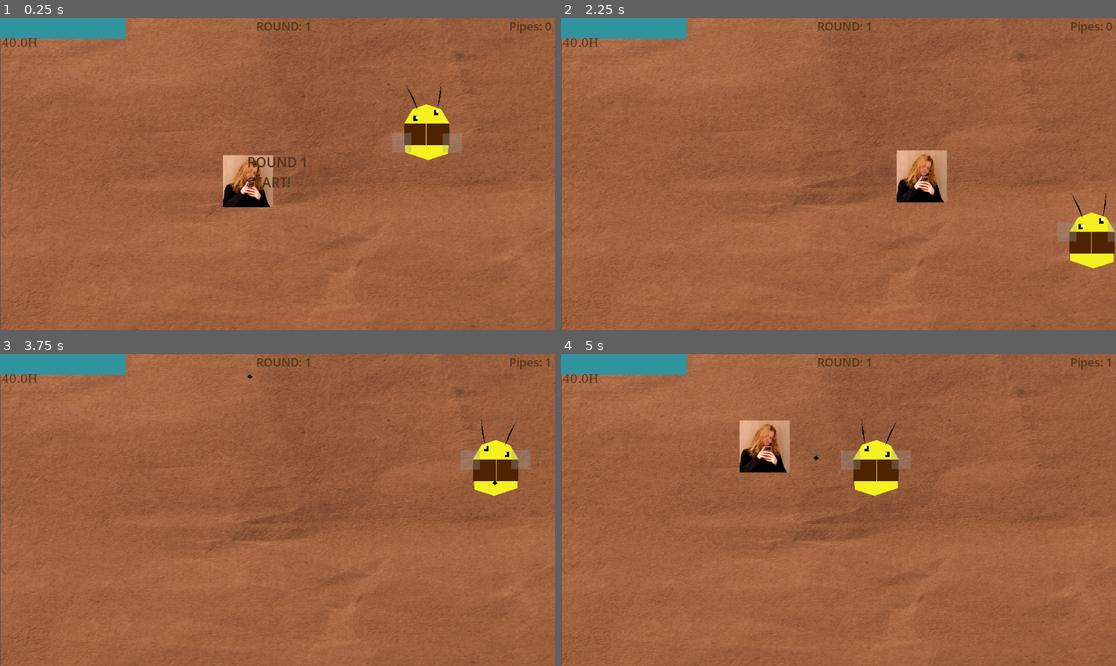
Above: before the commit, frames 1-4 (two rows, left to right).
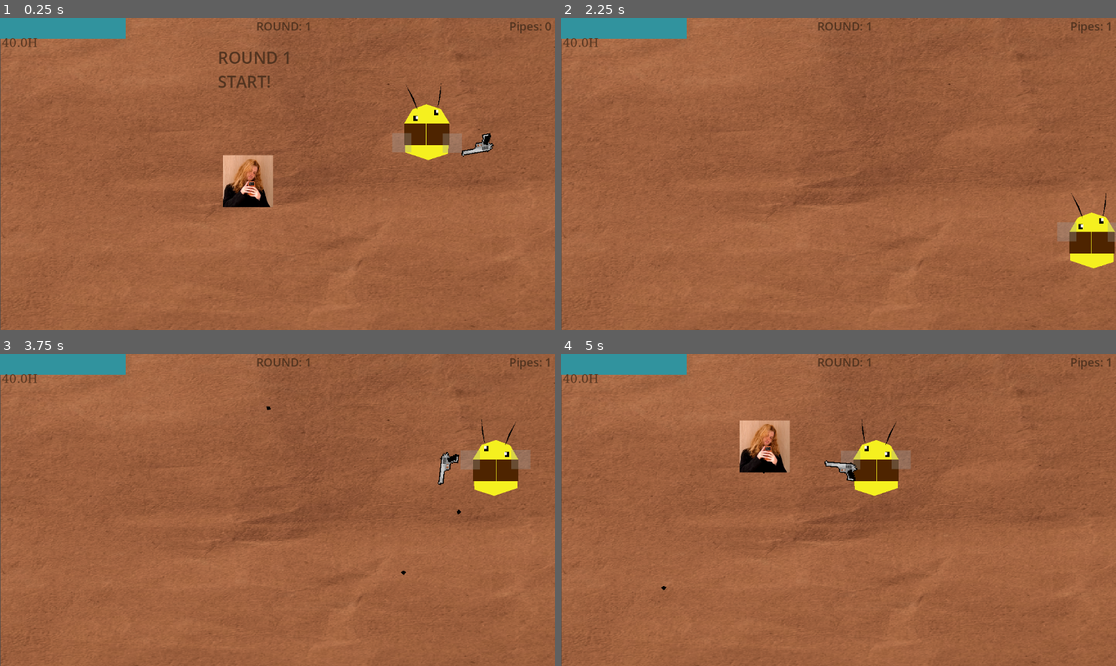
Above: after the commit, the same moments.

Repository: omarwaelppmm-a11y/real-dot
Game: Godot game, scene res://main.tscn
Same seed, same stepped clock (60 frames per second), same inputs: the game is played once before the commit and once after it.
Inputs (mouse positions are in pixels of both pictures, inside the frame that each line leads up to):
- Up to frame 1 (0.25 s): no input
- Up to frame 2 (2.25 s): tap Enter at 0.5 s; move the mouse to (960, 158) at 0.52 s; hold Right (ui_right) 0.53-1.28 s; click (960, 158) at 0.6 s; move the mouse to (727, 189) at 1.27 s; hold Down (ui_down) 1.28-2.03 s; click (727, 189) at 1.35 s; move the mouse to (894, 105) at 2.02 s; hold Right (ui_right) from 2.03 s (still down); tap Alt at 2.1 s
- Up to frame 3 (3.75 s): click (333, 441) at 2.3 s; move the mouse to (249, 572) at 2.77 s; release Right (ui_right) at 2.78 s; hold Up (ui_up) 2.78-3.53 s; tap Shift at 2.85 s; click (249, 572) at 3.05 s; move the mouse to (444, 556) at 3.52 s; hold Left (ui_left) from 3.53 s (still down); click (444, 556) at 3.6 s
- Up to frame 4 (5 s): keep holding Left (ui_left); move the mouse to (672, 463) at 4.27 s; click (672, 463) at 4.35 s

The runs differ from the first frame. In frame 1, 0.8% of the frame differs, in the area x 39-89%, y 10-55%; in frame 2, 1.5%, in the area x 60-100%, y 1-60%; in frame 3, 0.2%; in frame 4, 0.2%.

Commit message:
Polishing
polished the mechanics even more and added a gun to the player !

Diff:
--- /dev/null
+++ b/gun.gd
@@ -0,0 +1,33 @@
+extends Node2D
+
+@export var projectile_scene: PackedScene
+@export var fire_rate: float = 0.2
+
+var can_fire: bool = true
+
+func _process(_delta: float) -> void:
+	look_at(get_global_mouse_position())
+
+	if Input.is_action_pressed("shoot") and can_fire:
+		shoot()
+
+func shoot() -> void:
+	if not projectile_scene:
+		return
+
+	can_fire = false
+
+	var projectile = projectile_scene.instantiate()
+	get_tree().current_scene.add_child(projectile)
+
+	projectile.global_position = $Muzzle.global_position
+
+
+	var global_dir = $Muzzle.global_position.direction_to(get_global_mouse_position()).normalized()
+	projectile.direction = global_dir
+
+
+	projectile.global_rotation = global_dir.angle()
+
+	await get_tree().create_timer(fire_rate).timeout
+	can_fire = true
--- /dev/null
+++ b/gun.tscn
@@ -0,0 +1,15 @@
+[gd_scene format=3 uid="uid://dhc0jq8wekjon"]
+
+[ext_resource type="Script" uid="uid://n5h0pulniid5" path="res://gun.gd" id="1_vk1bi"]
+[ext_resource type="Texture2D" uid="uid://dqun8qd26oeox" path="res://Assets/eagle.png" id="2_dk5gl"]
+
+[node name="Gun" type="Node2D" unique_id=287979295]
+script = ExtResource("1_vk1bi")
+
+[node name="Sprite2D" type="Sprite2D" parent="." unique_id=297453556]
+position = Vector2(-13.499998, -8.184682)
+scale = Vector2(0.060104534, 0.05760169)
+texture = ExtResource("2_dk5gl")
+
+[node name="Muzzle" type="Marker2D" parent="." unique_id=1119359259]
+position = Vector2(23, -25)
--- a/main.tscn
+++ b/main.tscn
@@ -228,14 +228,14 @@
 anchor_top = 0.5
 anchor_right = 0.5
 anchor_bottom = 0.5
-offset_left = -62.5
-offset_top = -19.0
-offset_right = 63.0
-offset_bottom = 11.5
-grow_horizontal = 2
-grow_vertical = 2
-theme_override_colors/font_color = Color(0.32156864, 0.20392157, 0.1254902, 1)
-theme_override_font_sizes/font_size = 28
+offset_left = -124.0
+offset_top = -241.0
+offset_right = 220.0
+offset_bottom = -194.0
+grow_horizontal = 2
+grow_vertical = 2
+theme_override_colors/font_color = Color(0.32156864, 0.20392157, 0.1254902, 1)
+theme_override_font_sizes/font_size = 34
 text = "ROUND 1 START"
 
 [node name="EnemySpawner" type="Node2D" parent="." unique_id=1488771905]
--- a/player.gd
+++ b/player.gd
@@ -3,8 +3,6 @@
 @export var speed: float = 300.0
 @export var max_health: float = 40.0
 @export var wave_frequency: float = 25.0
-
-@export var projectile_scene: PackedScene
 
 @onready var head: Polygon2D = $head
 @onready var body: Polygon2D = $body
@@ -17,19 +15,16 @@
 @onready var eye_right: ColorRect = $"eye right"
 @onready var eye_left: ColorRect = $"eye left"
 
-# --- UI NODES ---
 @onready var game_over_screen: Control = get_node_or_null("../CanvasLayer/GameOverScreen")
 @onready var health_bar: ProgressBar = get_node_or_null("../CanvasLayer/HealthBar")
 @onready var catch_up_bar: ProgressBar = get_node_or_null("../CanvasLayer/CatchUpBar")
 @onready var health_text_label: Label = get_node_or_null("../CanvasLayer/HealthBar/HealthText")
 
-# NEW: Reference to the Pipes counter UI label
 @onready var pipes_text_label: Label = get_node_or_null("../CanvasLayer/PipesText")
 
 var current_health: float
 var time_passed: float = 0.0
 
-# NEW: Track pipe currency score
 var pipes_score: int = 0
 
 func _ready() -> void:
@@ -67,19 +62,6 @@
 	if is_instance_valid(catch_up_bar) and is_instance_valid(health_bar):
 		catch_up_bar.value = lerp(catch_up_bar.value, health_bar.value, 5.0 * delta)
 
-	if Input.is_action_just_pressed("click"):
-		shoot()
-
-func shoot() -> void:
-	if projectile_scene:
-		var projectile_instance = projectile_scene.instantiate()
-		projectile_instance.global_position = global_position
-
-		var mouse_pos = get_global_mouse_position()
-		projectile_instance.direction = global_position.direction_to(mouse_pos).normalized()
-
-		get_tree().current_scene.add_child(projectile_instance)
-
 func take_damage(amount: float) -> void:
 	current_health -= amount
 	current_health = max(0.0, current_health)
@@ -89,7 +71,6 @@
 	if current_health <= 0:
 		die()
 
-# NEW: Increments the player currency and updates UI completely cleanly
 func add_pipe() -> void:
 	pipes_score += 1
 	update_pipes_ui()
@@ -101,7 +82,6 @@
 	if is_instance_valid(health_text_label):
 		health_text_label.text = str(ceil(current_health)) + "H"
 
-# NEW: Handles updating the pipe visual UI text cleanly
 func update_pipes_ui() -> void:
 	if is_instance_valid(pipes_text_label):
 		pipes_text_label.text = "Pipes: " + str(pipes_score)
--- a/player.tscn
+++ b/player.tscn
@@ -2,13 +2,13 @@
 
 [ext_resource type="Script" uid="uid://gunjr3ecckai" path="res://player.gd" id="1_onrkg"]
 [ext_resource type="PackedScene" uid="uid://c4heuxkw1efi" path="res://projectile.tscn" id="2_onrkg"]
+[ext_resource type="PackedScene" uid="uid://dhc0jq8wekjon" path="res://gun.tscn" id="3_i3pqv"]
 
 [sub_resource type="CircleShape2D" id="CircleShape2D_hqtel"]
 radius = 58.549126
 
 [node name="Player" type="CharacterBody2D" unique_id=109719056]
 script = ExtResource("1_onrkg")
-projectile_scene = ExtResource("2_onrkg")
 
 [node name="head" type="Polygon2D" parent="." unique_id=1264296308]
 position = Vector2(3, 12)
@@ -92,3 +92,7 @@
 offset_top = -34.0
 offset_right = -19.0
 offset_bottom = -28.0
+
+[node name="Gun" parent="." unique_id=287979295 instance=ExtResource("3_i3pqv")]
+position = Vector2(87, 16)
+projectile_scene = ExtResource("2_onrkg")
--- a/project.godot
+++ b/project.godot
@@ -26,6 +26,11 @@
 "events": [Object(InputEventMouseButton,"resource_local_to_scene":false,"resource_name":"","device":-1,"window_id":0,"a …(253 unchanged characters)…
 ]
 }
+shoot={
+"deadzone": 0.2,
+"events": [Object(InputEventMouseButton,"resource_local_to_scene":false,"resource_name":"","device":-1,"window_id":0,"alt_pressed":false,"shift_pressed":false,"ctrl_pressed":false,"meta_pressed":false,"button_mask":0,"position":Vector2(0, 0),"global_position":Vector2(0, 0),"factor":1.0,"button_index":1,"canceled":false,"pressed":false,"double_click":false,"script":null)
+]
+}
 
 [physics]
 
--- a/projectile.tscn
+++ b/projectile.tscn
@@ -7,6 +7,7 @@
 b = Vector2(1, -2)
 
 [node name="projectile" type="Area2D" unique_id=458065739]
+position = Vector2(1, 2)
 script = ExtResource("1_a85iw")
 
 [node name="Polygon2D" type="Polygon2D" parent="." unique_id=671704561]
Binary file added: Assets/eagle.png
Not shown, added: Assets/eagle.png.import
Not shown, added: gun.gd.uid
